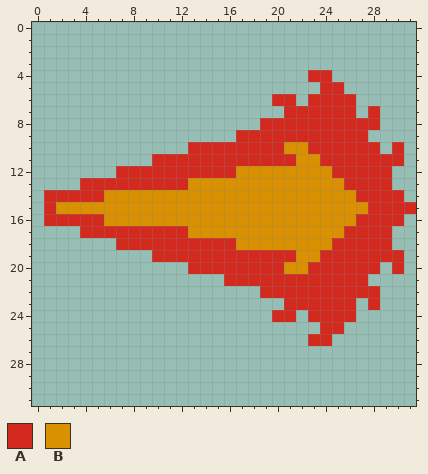
File history of a pixel-art sprite, src/engine/assets/weapon/flame-gun.png. The picture above is the old version.
The file is 128x128 pixels, drawn in blocks of 2x2; one block is one cell here. The old version is drawn lined up with the new one, on the new canvas.
Palette (. is transparent): A #d22a1f  B #da9101
Pixels before, first column x 1:
 4 ......................AA.......
 5 .......................AA......
 6 ...................AA.AAAA.....
 7 ....................AAAAAA.A...
 8 ..................AAAAAAAAAA...
 9 ................AAAAAAAAAAA....
10 ............AAAAAAAABBAAAAAA.A.
11 .........AAAAAAAAAAAABBAAAAAAA.
12 ......AAAAAAAAAABBBBBBBBAAAAA..
13 ...AAAAAAAAABBBBBBBBBBBBBAAAA..
14 AAAAABBBBBBBBBBBBBBBBBBBBBAAAA.
15 ABBBBBBBBBBBBBBBBBBBBBBBBBBAAAA
16 AAAAABBBBBBBBBBBBBBBBBBBBBAAAA.
17 ...AAAAAAAAABBBBBBBBBBBBBAAAA..
18 ......AAAAAAAAAABBBBBBBBAAAAA..
19 .........AAAAAAAAAAAABBAAAAAAA.
20 ............AAAAAAAABBAAAAAA.A.
21 ...............AAAAAAAAAAAA....
22 ..................AAAAAAAAAA...
23 ....................AAAAAA.A...
24 ...................AA.AAAA.....
25 .......................AA......
26 ......................AA.......
The result:
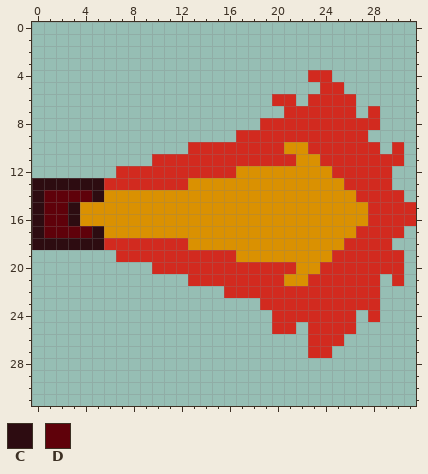
Colours new in this view: C #2d0c11  D #5f010a
Change:
canvas 64x64 -> 32x32, the old top-left corner now at -32,-19 (the part of the old canvas that was cut away was empty and is not shown)
Changed rows in their new state; - is an unchanged pixel.
first column x 0:
13 CCCCCC--------------------------
14 CDDDDC--------------------------
15 CDDC----------------------------
16 CDDCBB---------------------B---A
17 CDDDDCBBBBBBB-------------B---A-
18 CCCCCCA------BBBB--------B------
19 -------AAA-------BBBBB--B-------
20 ----------AAA--------A-B-----A--
21 -------------AAA-----BB-----A-A-
22 ----------------AAA-------------
23 -------------------AA------A----
24 ----------------------A-----A---
25 --------------------AA-A--A-----
26 -------------------------A------
27 -----------------------AA-------
Pixel boxes of the changes (left, top, right, bottom) in both pictures:
changed: (32, 178, 416, 358)
